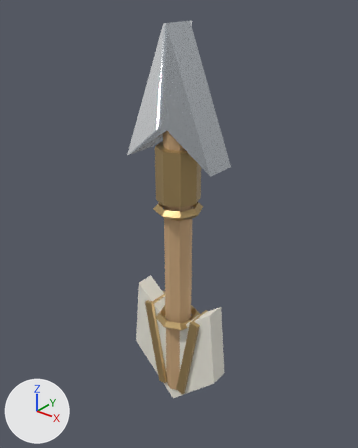
The glTF model public/assets/harthmere/glb/projectiles/hunter_bow_shot.glb: old version first, new version second.
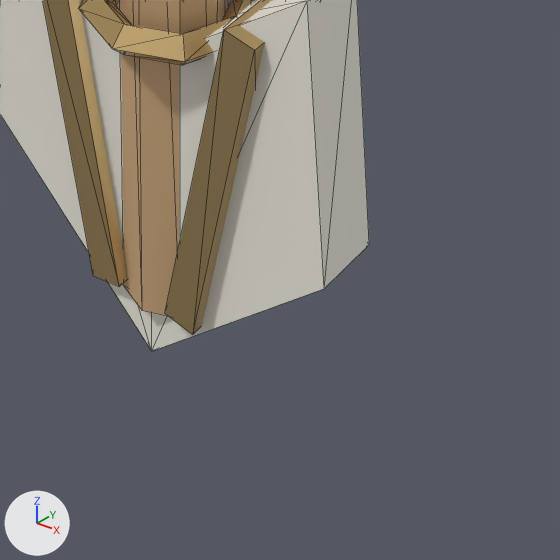
There are two pictures of each version: one whole from a 50 mm lens placed at (0.692, -0.862, 0.618), pointed at (-0.026, 0.035, 0.061), one close up on the part from 38% to 75% of the width and 70% to 100% of the height. Arrows for +X, +Y and +Z are at lower left; the lights stay in place. The older version's two pictures come first. The close-ups show mesh edges as thin lines. Where no turn or scale is listed for an object, it has been applied to the vertices.

In view in the first close-up: 'Binding_0', 'FletchingRib_-1', 'FletchingRib_1', 'Fletching_-1', 'Fletching_1', 'Shaft'.
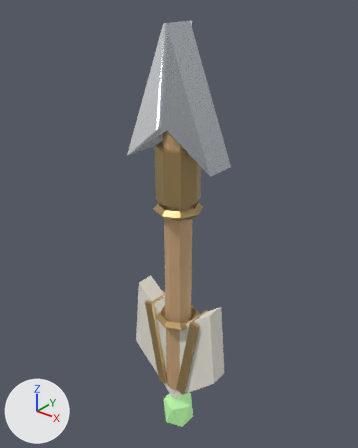
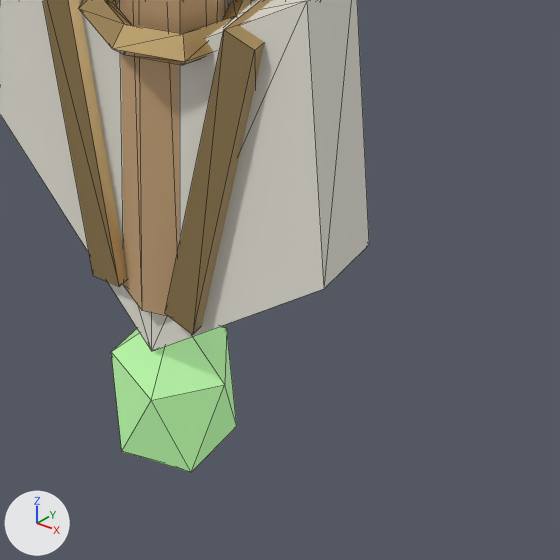
Changed parts and their boxes (x1, y1, x2, y2) in the close-ups (560 x 560 px):
'HunterNock', added (green)
    after: (111, 326, 237, 472)

The change, as a list of edits to the scene's bpy script:
```text
Add mat_premium_projectile_green:
    mat_premium_projectile_green = principled_material('premium-projectile-green')
    mat_premium_projectile_green.base_color = (0.373, 0.725, 0.302)  # green #a4dd95
    mat_premium_projectile_green.metallic = 0.08
    mat_premium_projectile_green.roughness = 0.38
    mat_premium_projectile_green.emission_color = (0.13, 0.254, 0.106)  # green #658a5c
    mat_premium_projectile_green.emission_strength = 1.0
Add me_icosphere:
    me_icosphere.from_pydata(...)  # an icosphere of 20 faces spanning x -0.045..0.045, y -0.043..0.043, z -0.075..0.075
    me_icosphere.materials.append(mat_premium_projectile_green)  # green #a4dd95, glowing green #658a5c
Add ob_hunternock:
    ob_hunternock = bpy.data.objects.new('HunterNock', me_icosphere)
    ob_hunternock.location = (0.0, 0.0, -0.53)
```
